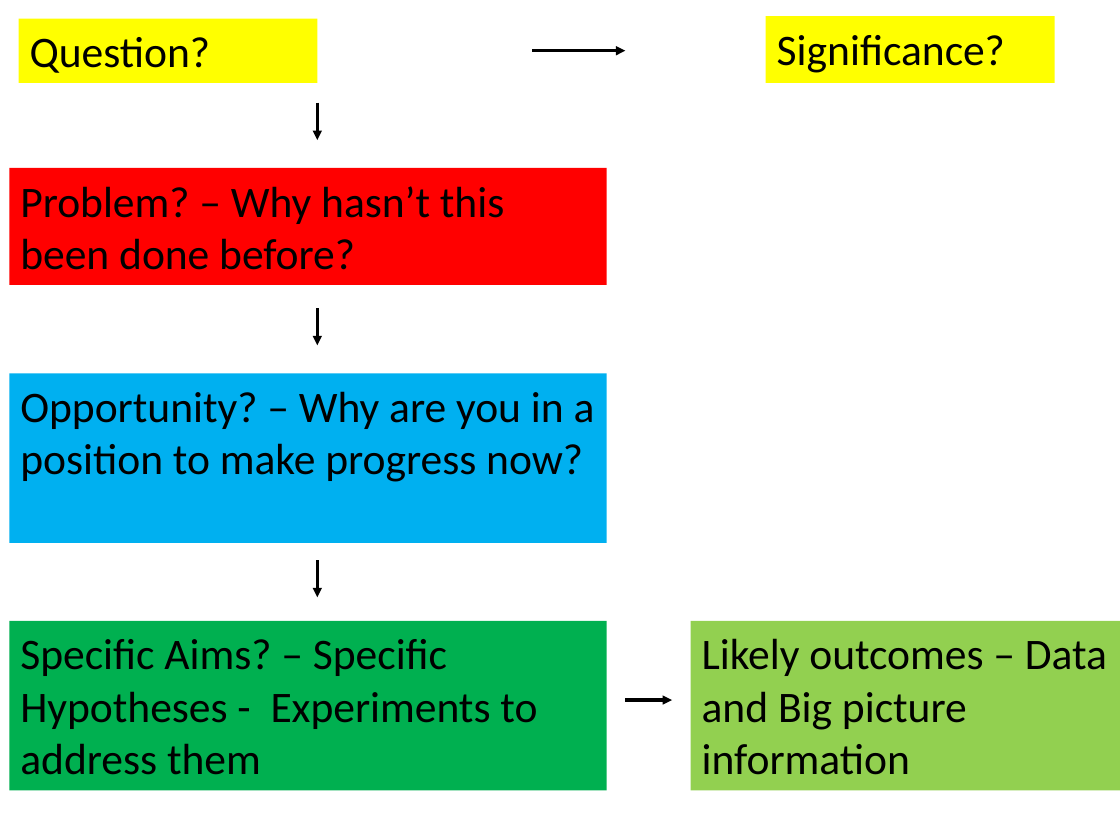
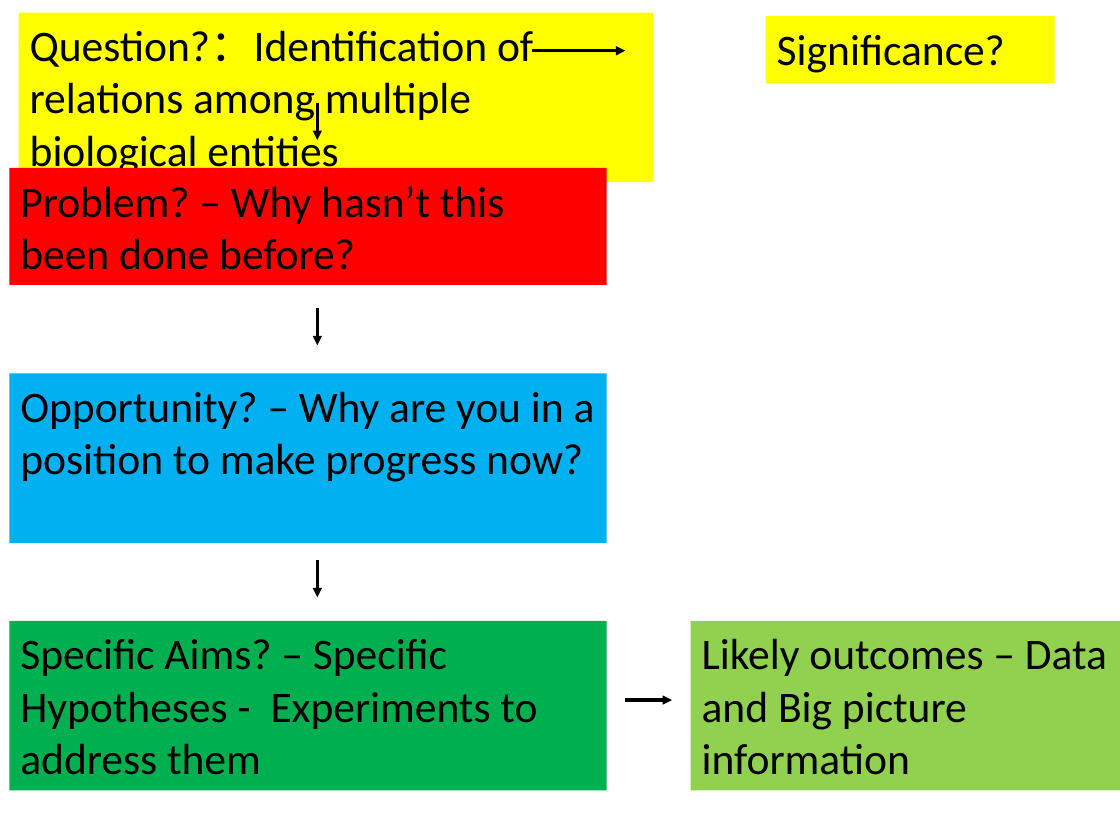
Before and after one commit to jiajiepeng/AS, a slide deck: slide 3 of HowToPoseProblems.pptx. Drawn at 1120x840 pixels with LibreOffice and Linux fonts; fonts in the diff are those of the drawing. Boxes give left, top, right and bottom in pixels: in the first picture for what was removed or moved away, otherwise in the second. Text is boxed around its words. In the diff, an @@ line names an element or a change of style, - is before the commit and + after.

```diff
--- a/HowToPoseProblems.pptx
+++ b/HowToPoseProblems.pptx
@@ rectangle "Question?：Identification of relations among multiple ...": place and size @@
-rectangle "Question?：Identification of relations among multiple ..." at [19,19,318,83]
+rectangle "Question?：Identification of relations among multiple ..." at [19,12,654,181]
@@ text in rectangle at [30,30,533,177]: text changed @@
-Question?
+Question?：Identification of relations among multiple biological entities
```
Also in this commit, not shown: 4 slides added, 5 other files.
